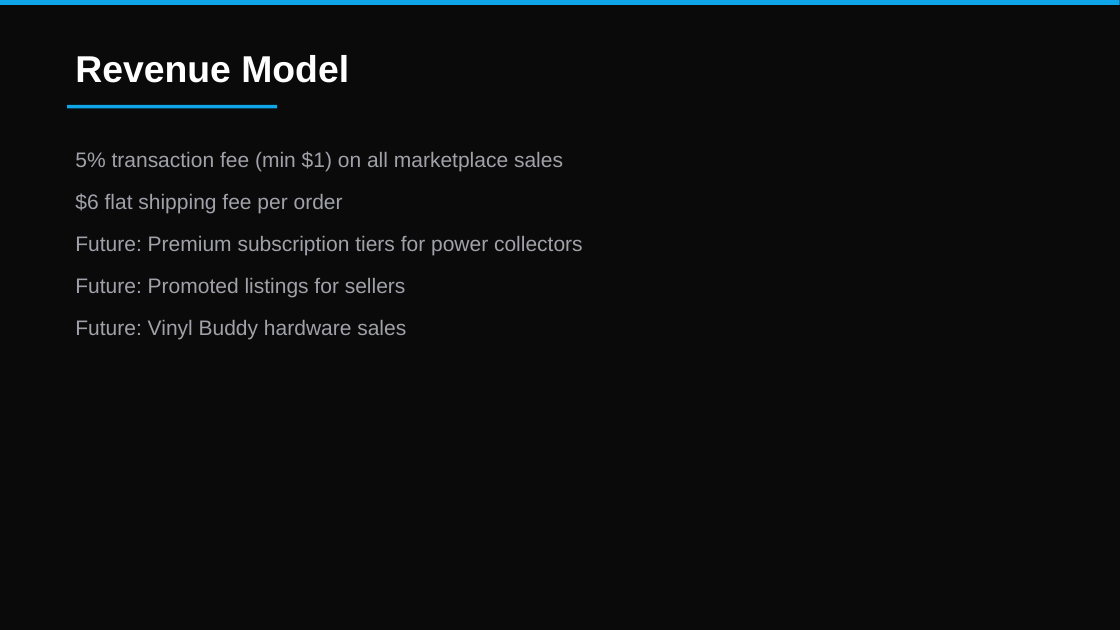
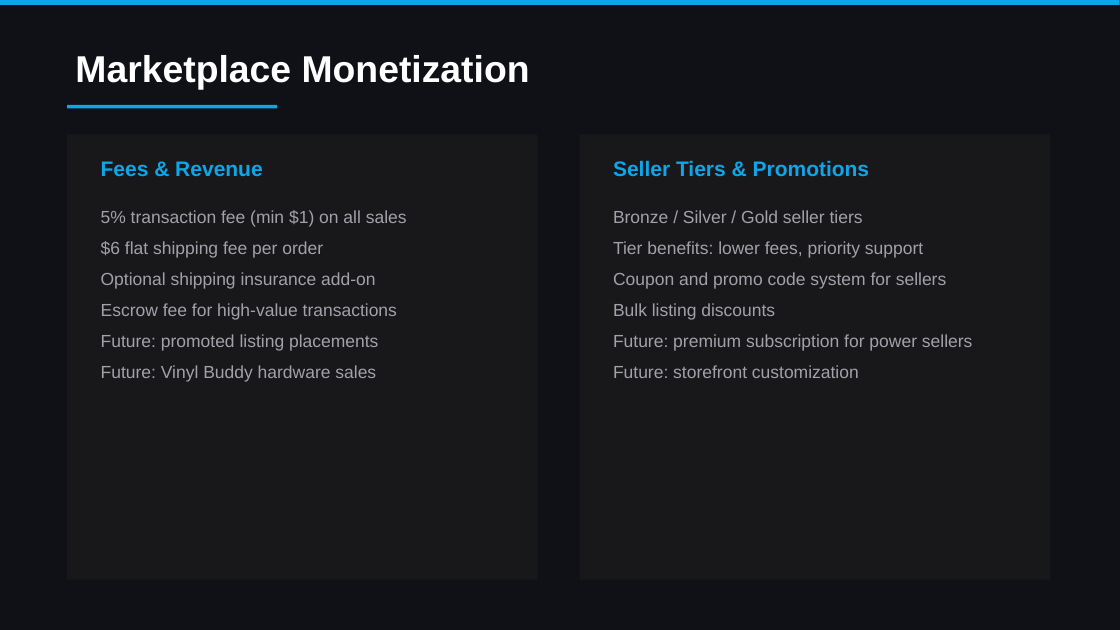
Before and after one commit to colelevy08/groovestack, a slide deck: slide 20 of GrooveStack_Overview.pptx (slide 16 before the commit). Drawn at 1120x630 pixels with LibreOffice and Linux fonts; fonts in the diff are those of the drawing. Boxes give left, top, right and bottom in pixels: in the first picture for what was removed or moved away, otherwise in the second. Text is boxed around its words. In the diff, an @@ line names an element or a change of style, - is before the commit and + after.

```diff
--- a/GrooveStack_Overview.pptx
+++ b/GrooveStack_Overview.pptx
@@ background #0A0A0A to #0F1117 @@
@@ text at (75,55,530,89): text changed @@
-Revenue Model
+Marketplace Monetization
@@ rectangle added at (67,134,538,580), fill #18181B @@
@@ rectangle added at (580,134,1050,580), fill #18181B @@
@@ text added at (101,161,262,176), 18 pt, text #0EA5E9, bold @@
+Fees & Revenue
@@ text added at (613,160,870,176), 18 pt, text #0EA5E9, bold @@
+Seller Tiers & Promotions
@@ text "5% transaction fee (min $1) ...": place and size @@
-text "5% transaction fee (min $1) ..." at (75,151,583,339)
+text "5% transaction fee (min $1) ..." at (101,210,407,382)
@@ text at (101,210,407,227): text changed; size 18 to 15 pt @@
-5% transaction fee (min $1) on all marketplace sales
+5% transaction fee (min $1) on all sales
@@ text added at (613,210,973,378), 15 pt, text #A1A1AA @@
+Bronze / Silver / Gold seller tiers
+Tier benefits: lower fees, priority support
+Coupon and promo code system for sellers
+Bulk listing discounts
+Future: premium subscription for power sellers
+Future: storefront customization
@@ text at (101,241,376,382): size 18 to 15 pt in "$6 flat shipping fee per order", "Future: Vinyl Buddy hardware sales"; line spacing 1.3 to 1.2; less space between paragraphs @@
@@ text at (101,272,397,351): text changed; size 18 to 15 pt @@
-Future: Premium subscription tiers for power collectors
-Future: Promoted listings for sellers
+Optional shipping insurance add-on
+Escrow fee for high-value transactions
+Future: promoted listing placements
```
Also in this commit, not shown: 11 other slides changed, 17 slides added, 7 slides removed, 6 other files.
